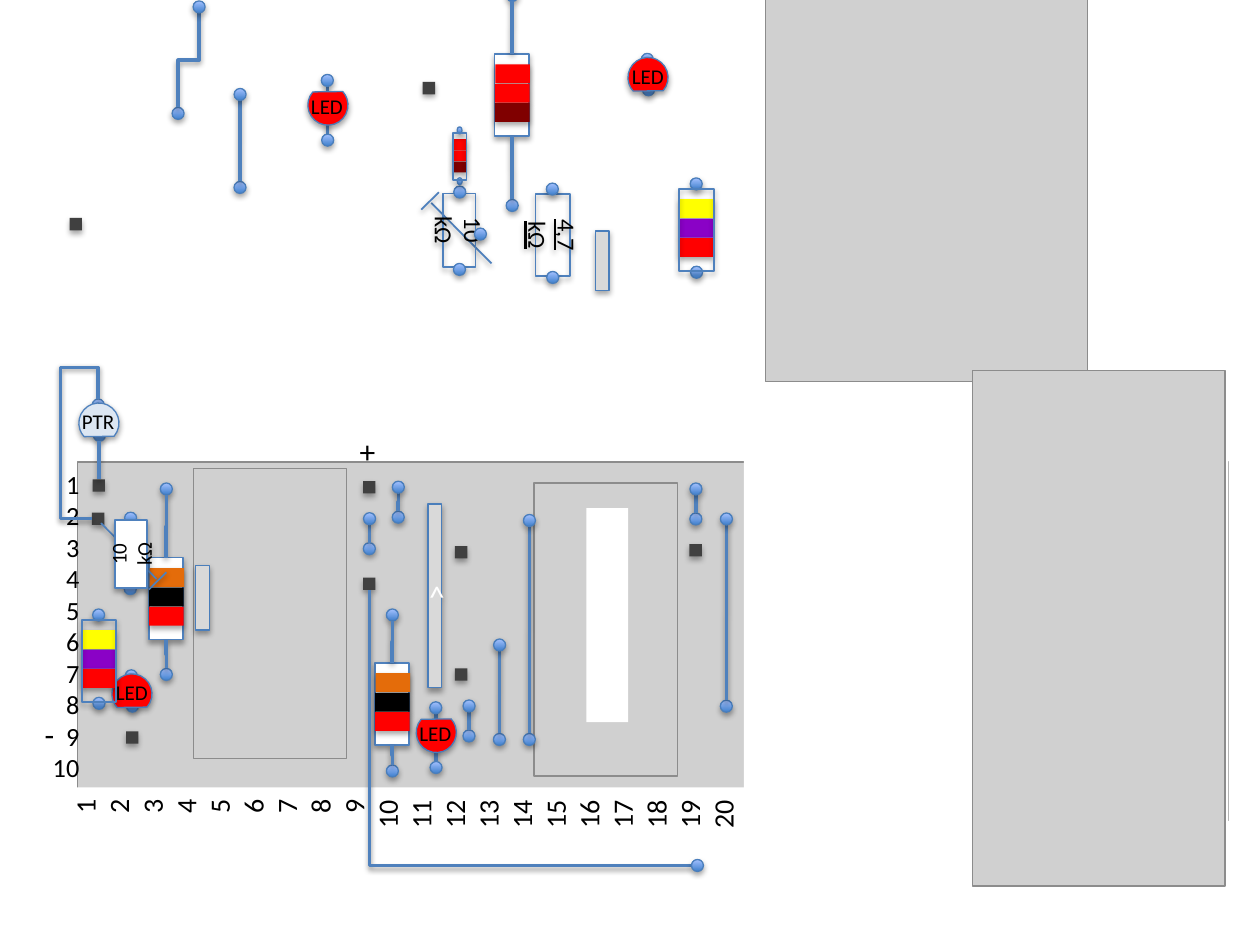
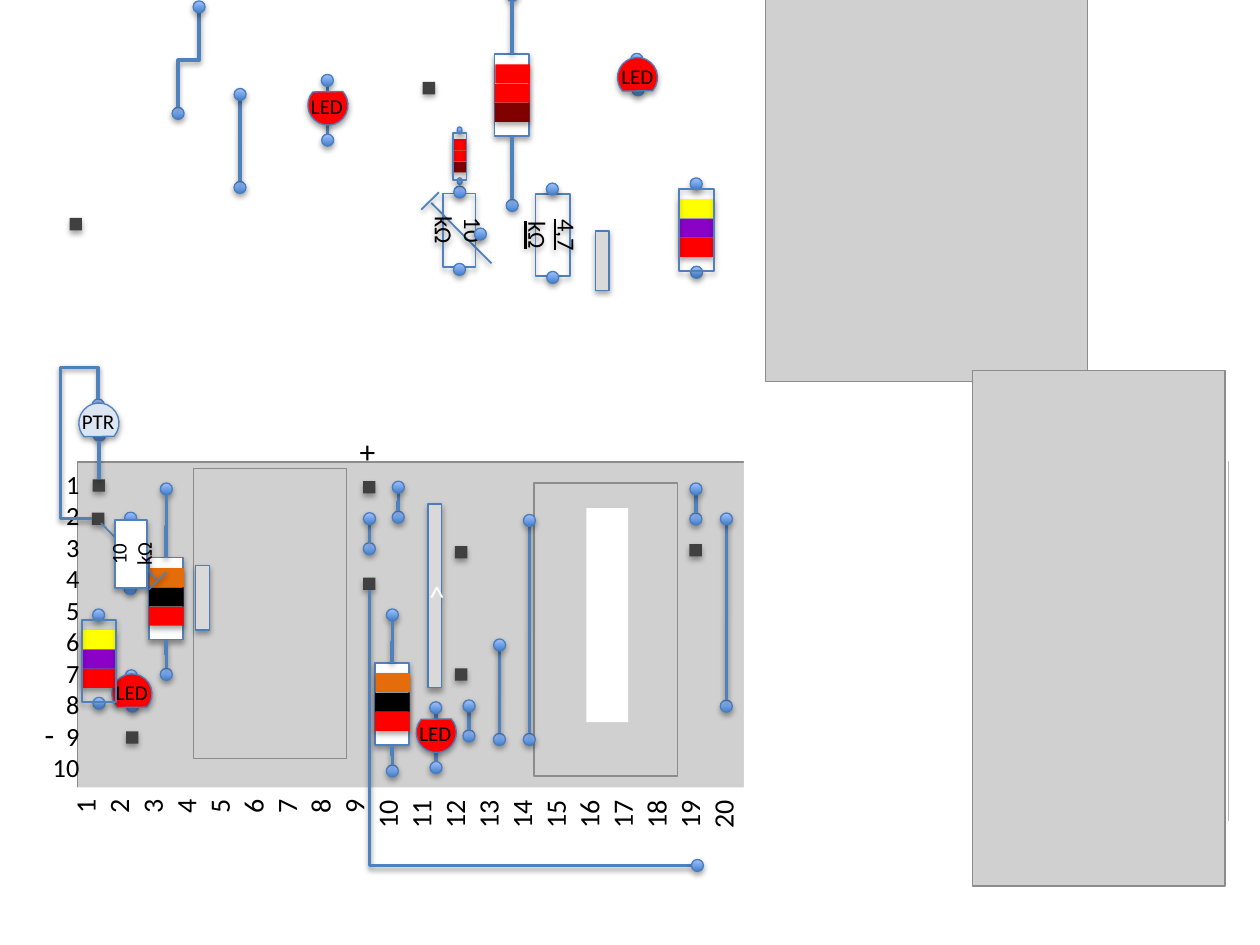
Before and after one commit to ahojsenn/smartMeter, a slide deck: slide 6 of doc/smartMeter_v3.pptx. Drawn at 1260x945 pixels with LibreOffice and Linux fonts; fonts in the diff are those of the drawing; grey boxes stand for pictures. Boxes give left, top, right and bottom in pixels: in the first picture for what was removed or moved away, otherwise in the second. Text is boxed around its words. In the diff, an @@ line names an element or a change of style, - is before the commit and + after.

```diff
--- a/doc/smartMeter_v3.pptx
+++ b/doc/smartMeter_v3.pptx
@@ 2 ellipses, 1 text, 1 chord (boxed as its full ellipse): place and size @@
-2 ellipses, 1 text, 1 chord (boxed as its full ellipse) at (619, 50, 676, 107)
+2 ellipses, 1 text, 1 chord (boxed as its full ellipse) at (609, 50, 666, 107)
```
Also in this commit, not shown: 2 slides added, 22 other files.
